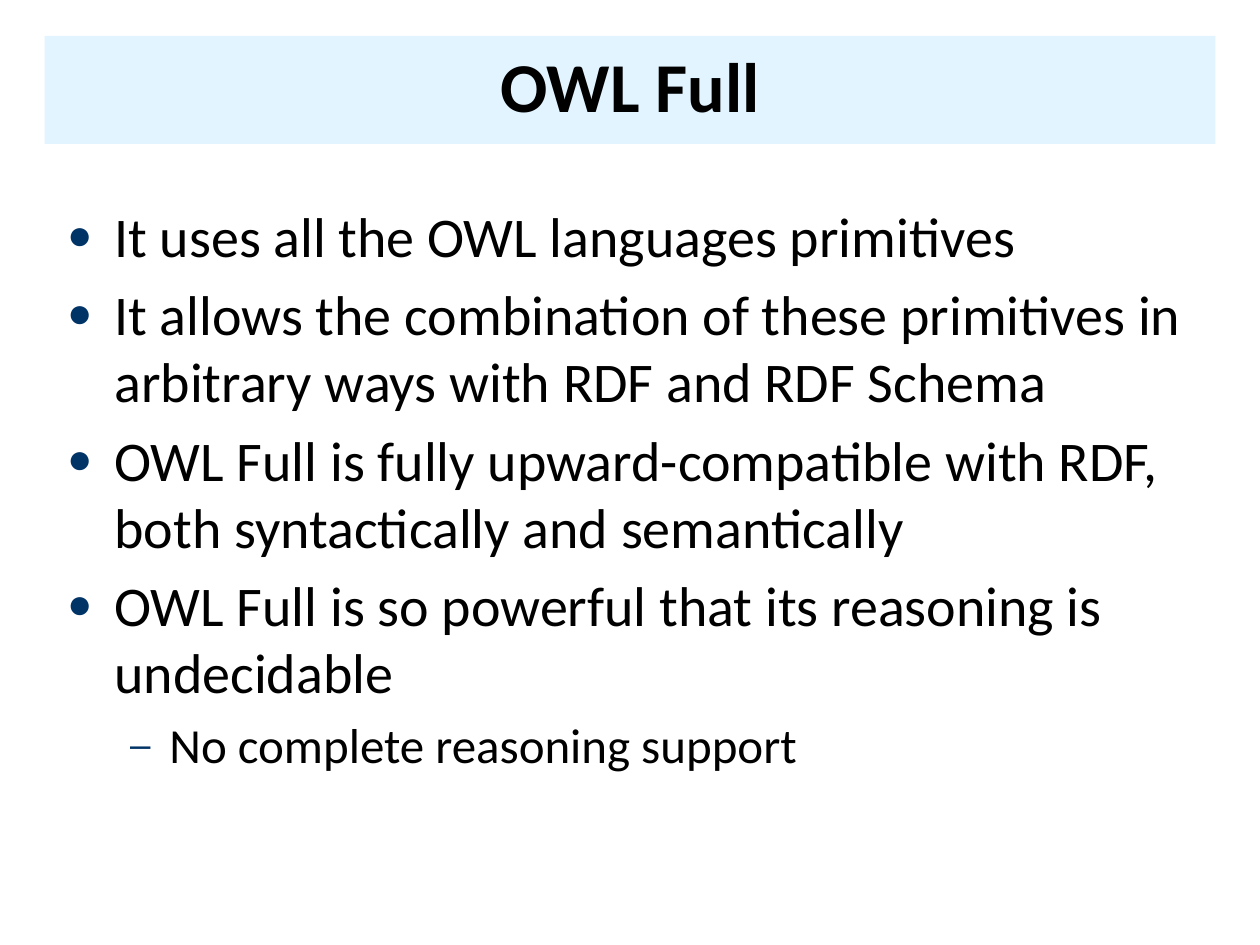
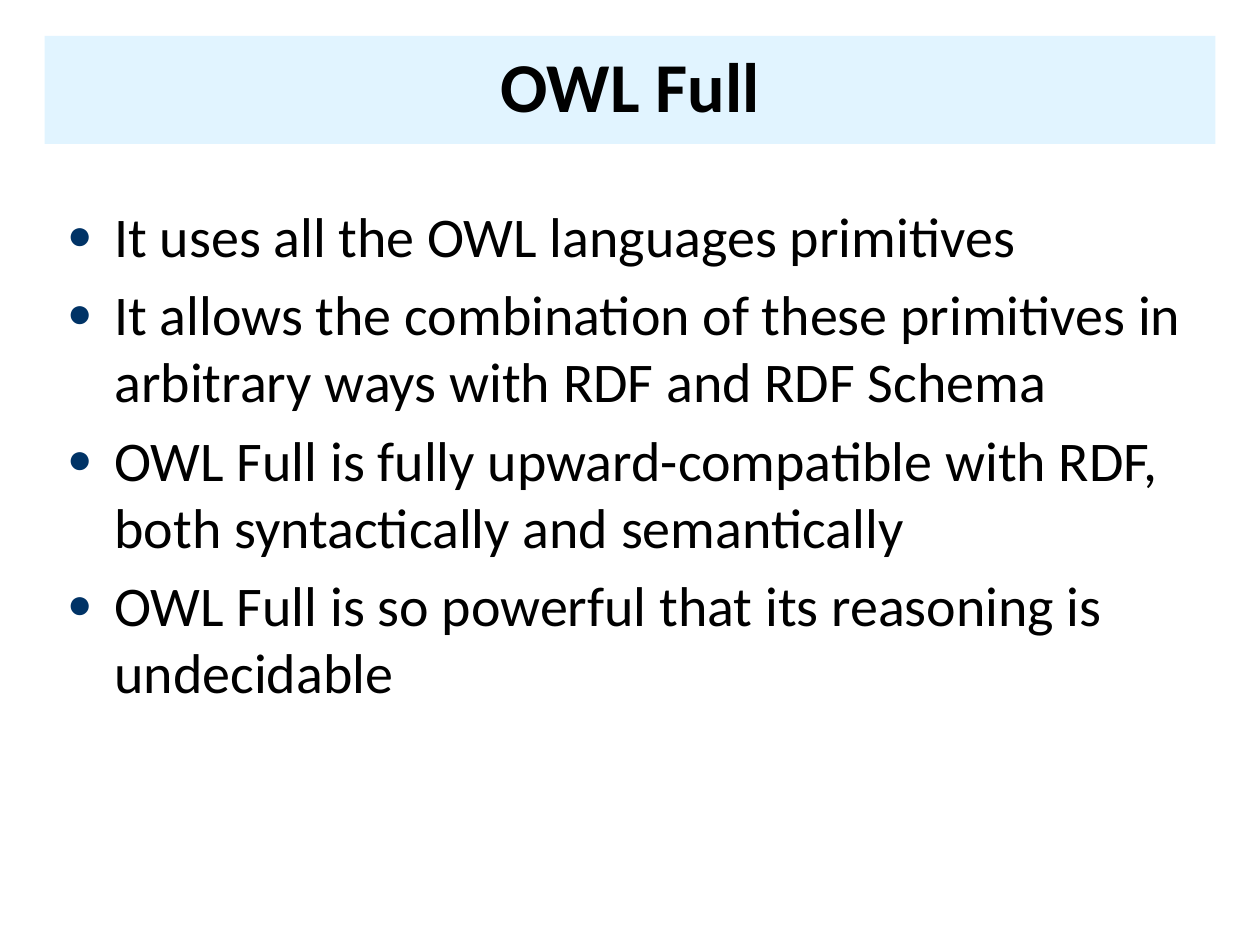
Before and after one commit to UMBC-CMSC-491-691-F19-Knowledge-Graphs/class_material, a slide deck: slide 18 of notes/07_owl/07OWL.pptx (slide 24 before the commit). Drawn at 1260x945 pixels with LibreOffice and Linux fonts; fonts in the diff are those of the drawing. Boxes give left, top, right and bottom in pixels: in the first picture for what was removed or moved away, otherwise in the second. Text is boxed around its words. In the diff, an @@ line names an element or a change of style, - is before the commit and + after.

```diff
--- a/notes/07_owl/07OWL.pptx
+++ b/notes/07_owl/07OWL.pptx
@@ text at (x1=169, y1=729, x2=796, y2=772): paragraph removed @@
-  – No complete reasoning support
```
Also in this commit, not shown: 19 other slides changed, 12 slides removed, 24 other files.
